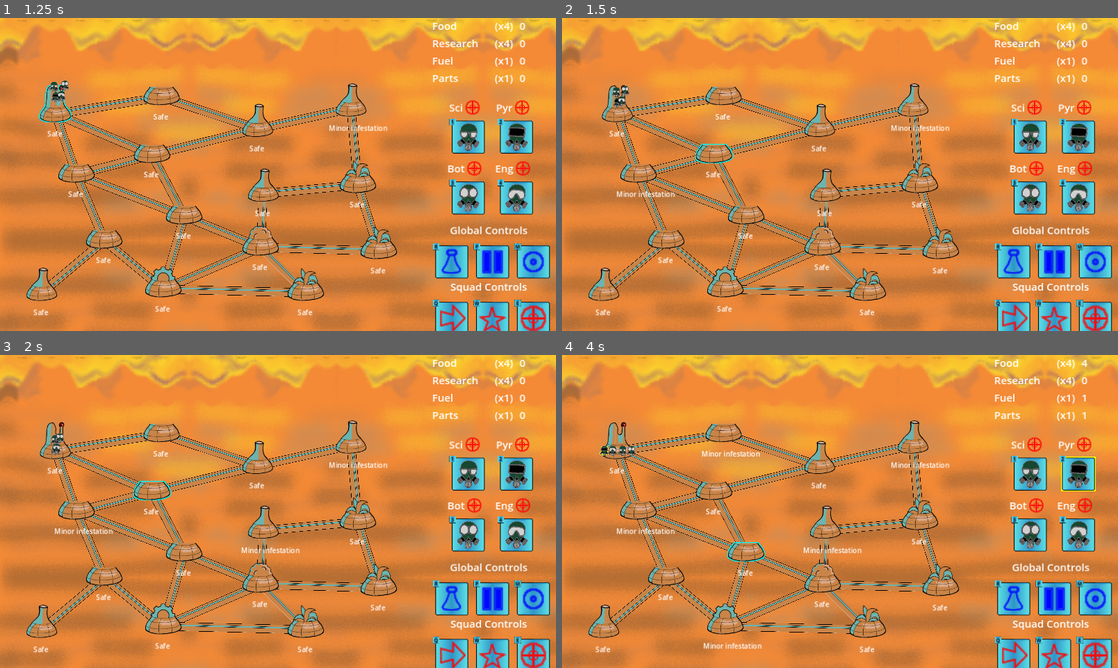
Above: before the commit, frames 1-4 (two rows, left to right).
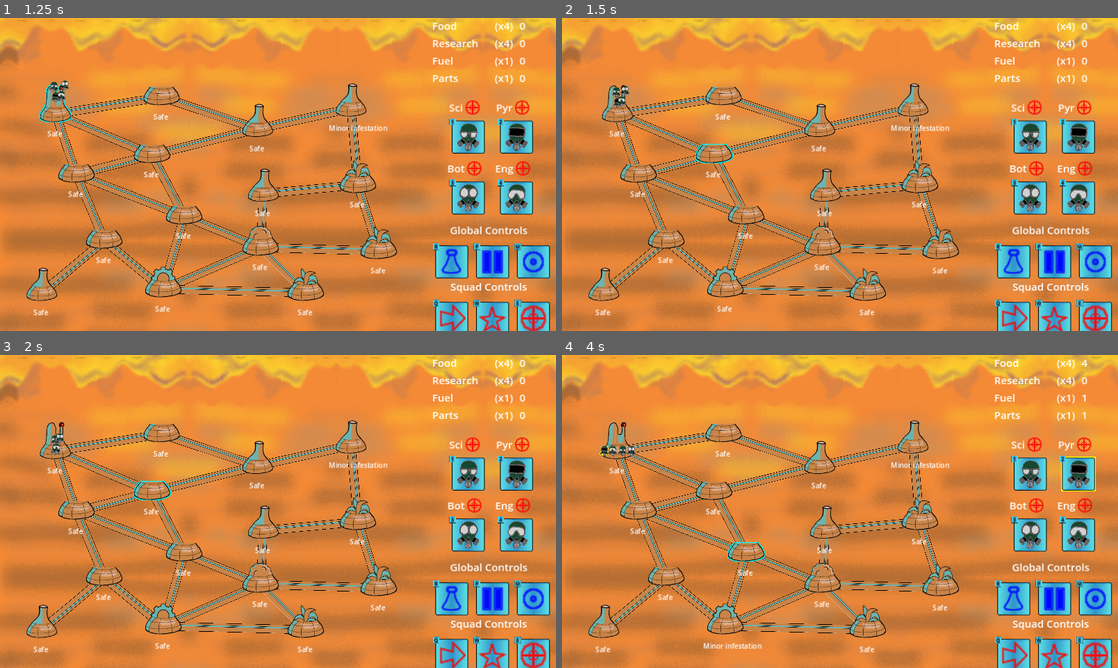
Above: after the commit, the same moments.

Repository: Aveli-games/contra-tentacula
Game: Godot game, scene res://main.tscn
Same seed, same stepped clock (60 frames per second), same inputs: the game is played once before the commit and once after it.
Inputs (mouse positions are in pixels of both pictures, inside the frame that each line leads up to):
- Up to frame 1 (1.25 s): move the mouse to (55, 102) at 0.52 s; hold E (Fight) from 0.53 s (still down); click (55, 102) at 0.67 s
- Up to frame 2 (1.5 s): move the mouse to (712, 143) at 1.27 s; release E (Fight) at 1.28 s; tap Q (Move) at 1.35 s; click (712, 143) at 1.42 s
- Up to frame 3 (2 s): no input
- Up to frame 4 (4 s): move the mouse to (723, 423) at 2.02 s; hold W (Special) 2.03-2.78 s; click (723, 423) at 2.17 s; move the mouse to (639, 502) at 2.77 s; tap 1 (Squad1) at 2.85 s; click (639, 502) at 2.92 s; tap Enter at 3.5 s; move the mouse to (745, 542) at 3.52 s; hold 2 (Squad2) from 3.53 s (still down); click (745, 542) at 3.67 s

Frame 1 is identical in both runs. In frame 2, 0.1% of the frame differs, in the area x 9-21%, y 55-58%; in frame 3, 0.3%; in frame 4, 0.4%, in the area x 9-54%, y 30-64%.

Commit message:
Adjust numbers to be winnable

Diff:
--- a/autoloads/Globals.gd
+++ b/autoloads/Globals.gd
@@ -11,7 +11,7 @@
 
 var BASE_DOME_INFESTATION_RATE = .05
 var BASE_CONNECTOR_INFESTATION_RATE = 0.075
-var BASE_INFESTATION_CHANCE = 0.0125
+var BASE_INFESTATION_CHANCE = 0.008
 const ROOTED_INFESTATION_CHANCE_MODIFIER = 0.13
 var RESEARCH_WIN_THRESHOLD = 300
 const DOME_REMAINING_LOSS_THRESHOLD = 5
--- a/main.gd
+++ b/main.gd
@@ -118,7 +118,7 @@
 func _on_infestation_spawned():
 	Globals.infested_domes += 1
 	for dome in $Domes.get_children():
-		dome.add_infestation_chance_modifier(self, (Globals.BASE_INFESTATION_CHANCE * (1 - float(Globals.infested_domes) / Globals.remaining_domes)))
+		dome.add_infestation_chance_modifier(self, (Globals.BASE_INFESTATION_CHANCE / 1.75 * (1 - float(Globals.infested_domes) / Globals.remaining_domes)))
 
 func _on_dome_cleansed():
 	if Globals.infested_domes > 0:
--- a/squad.gd
+++ b/squad.gd
@@ -149,21 +149,21 @@
 			Globals.SquadType.NONE, Globals.SquadType.BOTANIST:
 				if Globals.resources[Globals.ResourceType.FOOD] >= 2:
 					Globals.add_resource(Globals.ResourceType.FOOD, -2)
-					location.add_infestation(Globals.BASE_INFESTATION_FIGHT_RATE * 2 * $ActionTimer.wait_time)
+					location.add_infestation(Globals.BASE_INFESTATION_FIGHT_RATE * 4 * $ActionTimer.wait_time)
 				else:
 					fight(target)
 			Globals.SquadType.PYRO:
 				if Globals.resources[Globals.ResourceType.FOOD] >= 1 &&  Globals.resources[Globals.ResourceType.FUEL] >= abs(Globals.PYRO_SPECIAL_FUEL_USAGE):
 					Globals.add_resource(Globals.ResourceType.FOOD, -1)
 					Globals.add_resource(Globals.ResourceType.FUEL, Globals.PYRO_SPECIAL_FUEL_USAGE)
-					location.add_infestation(Globals.BASE_INFESTATION_FIGHT_RATE * 2 * $ActionTimer.wait_time)
+					location.add_infestation(Globals.BASE_INFESTATION_FIGHT_RATE * 4 * $ActionTimer.wait_time)
 				else:
 					fight(target)
 			Globals.SquadType.ENGINEER:
 				if Globals.resources[Globals.ResourceType.FOOD] >= 1 &&  Globals.resources[Globals.ResourceType.PARTS] >= abs(Globals.ENGI_SPECIAL_PARTS_USAGE):
 					Globals.add_resource(Globals.ResourceType.FOOD, -1)
 					Globals.add_resource(Globals.ResourceType.PARTS, Globals.ENGI_SPECIAL_PARTS_USAGE)
-					location.add_infestation(Globals.BASE_INFESTATION_FIGHT_RATE * 2 * $ActionTimer.wait_time)
+					location.add_infestation(Globals.BASE_INFESTATION_FIGHT_RATE * 4 * $ActionTimer.wait_time)
 				else:
 					fight(target)
 			Globals.SquadType.SCIENTIST:
